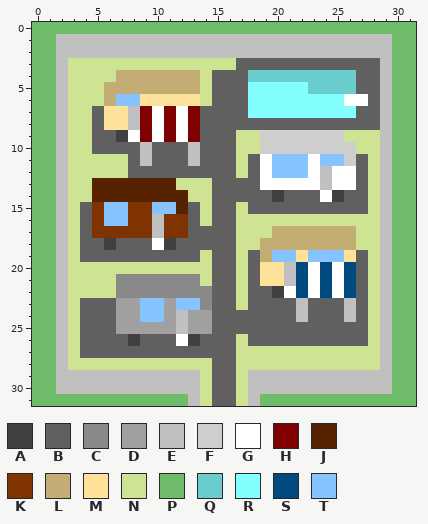
One commit to this pixel-art sprite: Python Game/data/images/Residential/Trailer Park.png. Above: the version before the commit.
The file is 32x32 pixels. Colours within 5 levels of each other are drawn and written as one.
Palette (. is transparent): A #404040  B #606060  C #898989  D #a0a0a0  E #c0c0c0  F #cecece  G #ffffff  H #7f0000  J #562200  K #7f3300  L #c4ac75  M #ffe299  N #cee493  P #6ebc6a  Q #6acccc  R #84ffff  S #004a7f  T #87c3fe
Once edited:
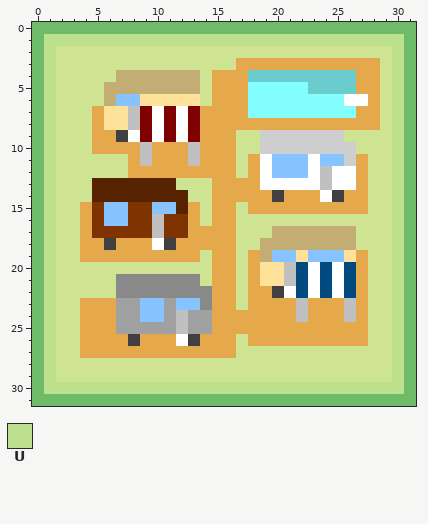
Colours new in this view: U #bde08f
Change:
@@ palette @@
-B #606060
+B #e5a94c
@@ x 0..31 @@
  0 PPPPPPPPPPPPPPPPPPPPPPPPPPPPPPPP
- 1 PPEEEEEEEEEEEEEEEEEEEEEEEEEEEEPP
- 2 PPEEEEEEEEEEEEEEEEEEEEEEEEEEEEPP
- 3 PPENNNNNNNNNNNNNNBBBBBBBBBBBBEPP
- 4 PPENNNNLLLLLLLNBBBQQQQQQQQQBBEPP
- 5 PPENNNLLLLLLLLNBBBRRRRRQQQQBBEPP
- 6 PPENNNLTTMMMMMNBBBRRRRRRRRGGBEPP
- 7 PPENNBMMEHGHGHBBBBRRRRRRRRRBBEPP
- 8 PPENNBMMEHGHGHBBBBBBBBBBBBBBBEPP
- 9 PPENNBBAGHGHGHBBBNNFFFFFFFNNNEPP
-10 PPENNBBBBEBBBEBBBNNFFFFFFFFNNEPP
-11 PPENNNNNBEBBBEBBBNBGTTTGTTFBNEPP
-12 PPENNNNNBBBBBBBBBNBGTTTGEGGBNEPP
-13 PPENNJJJJJJJNNNBBBBGGGGGEGGBNEPP
-14 PPENNJJJJJJJJNNBBBBBABBBGABBNEPP
-15 PPENBKTTKKTTJBNBBNBBBBBBBBBBNEPP
-16 PPENBKTTKKEKKBNBBNNNNNNNNNNNNEPP
-17 PPENBKKKKKEKKBBBBNNNLLLLLLLNNEPP
-18 PPENBBABBBGABBBBBNNLLLLLLLLNNEPP
-19 PPENBBBBBBBBBBNBBNBLTTMTTTMBNEPP
-20 PPENNNNNNNNNNNNBBNBMMESGSGSBNEPP
-21 PPENNNNCCCCCCCNBBNBMMESGSGSBNEPP
-22 PPENNNNCCCCCCCCBBNBBAGSGSGSBNEPP
-23 PPENBBBDDTTDTTCBBNBBBBEBBBEBNEPP
-24 PPENBBBDDTTDEDDBBBBBBBEBBBEBNEPP
-25 PPENBBBDDDDDEDDBBBBBBBBBBBBBNEPP
-26 PPENBBBBABBBGABBBNBBBBBBBBBBNEPP
-27 PPENBBBBBBBBBBBBBNNNNNNNNNNNNEPP
-28 PPENNNNNNNNNNNNBBNNNNNNNNNNNNEPP
-29 PPEEEEEEEEEEEENBBNEEEEEEEEEEEEPP
-30 PPEEEEEEEEEEEENBBNEEEEEEEEEEEEPP
-31 PPPPPPPPPPPPPENBBNEPPPPPPPPPPPPP
+ 1 PUUUUUUUUUUUUUUUUUUUUUUUUUUUUUUP
+ 2 PUNNNNNNNNNNNNNNNNNNNNNNNNNNNNUP
+ 3 PUNNNNNNNNNNNNNNNBBBBBBBBBBBBNUP
+ 4 PUNNNNNLLLLLLLNBBBQQQQQQQQQBBNUP
+ 5 PUNNNNLLLLLLLLNBBBRRRRRQQQQBBNUP
+ 6 PUNNNNLTTMMMMMNBBBRRRRRRRRGGBNUP
+ 7 PUNNNBMMEHGHGHBBBBRRRRRRRRRBBNUP
+ 8 PUNNNBMMEHGHGHBBBBBBBBBBBBBBBNUP
+ 9 PUNNNBBAGHGHGHBBBNNFFFFFFFNNNNUP
+10 PUNNNBBBBEBBBEBBBNNFFFFFFFFNNNUP
+11 PUNNNNNNBEBBBEBBBNBGTTTGTTFBNNUP
+12 PUNNNNNNBBBBBBBBBNBGTTTGEGGBNNUP
+13 PUNNNJJJJJJJNNNBBBBGGGGGEGGBNNUP
+14 PUNNNJJJJJJJJNNBBBBBABBBGABBNNUP
+15 PUNNBKTTKKTTJBNBBNBBBBBBBBBBNNUP
+16 PUNNBKTTKKEKKBNBBNNNNNNNNNNNNNUP
+17 PUNNBKKKKKEKKBBBBNNNLLLLLLLNNNUP
+18 PUNNBBABBBGABBBBBNNLLLLLLLLNNNUP
+19 PUNNBBBBBBBBBBNBBNBLTTMTTTMBNNUP
+20 PUNNNNNNNNNNNNNBBNBMMESGSGSBNNUP
+21 PUNNNNNCCCCCCCNBBNBMMESGSGSBNNUP
+22 PUNNNNNCCCCCCCCBBNBBAGSGSGSBNNUP
+23 PUNNBBBDDTTDTTCBBNBBBBEBBBEBNNUP
+24 PUNNBBBDDTTDEDDBBBBBBBEBBBEBNNUP
+25 PUNNBBBDDDDDEDDBBBBBBBBBBBBBNNUP
+26 PUNNBBBBABBBGABBBNBBBBBBBBBBNNUP
+27 PUNNBBBBBBBBBBBBBNNNNNNNNNNNNNUP
+28 PUNNNNNNNNNNNNNNNNNNNNNNNNNNNNUP
+29 PUNNNNNNNNNNNNNNNNNNNNNNNNNNNNUP
+30 PUUUUUUUUUUUUUUUUUUUUUUUUUUUUUUP
+31 PPPPPPPPPPPPPPPPPPPPPPPPPPPPPPPP
Changed places in both pictures, as pixel boxes (x1, y1, x2, y2):
changed: (44, 34, 404, 406)
